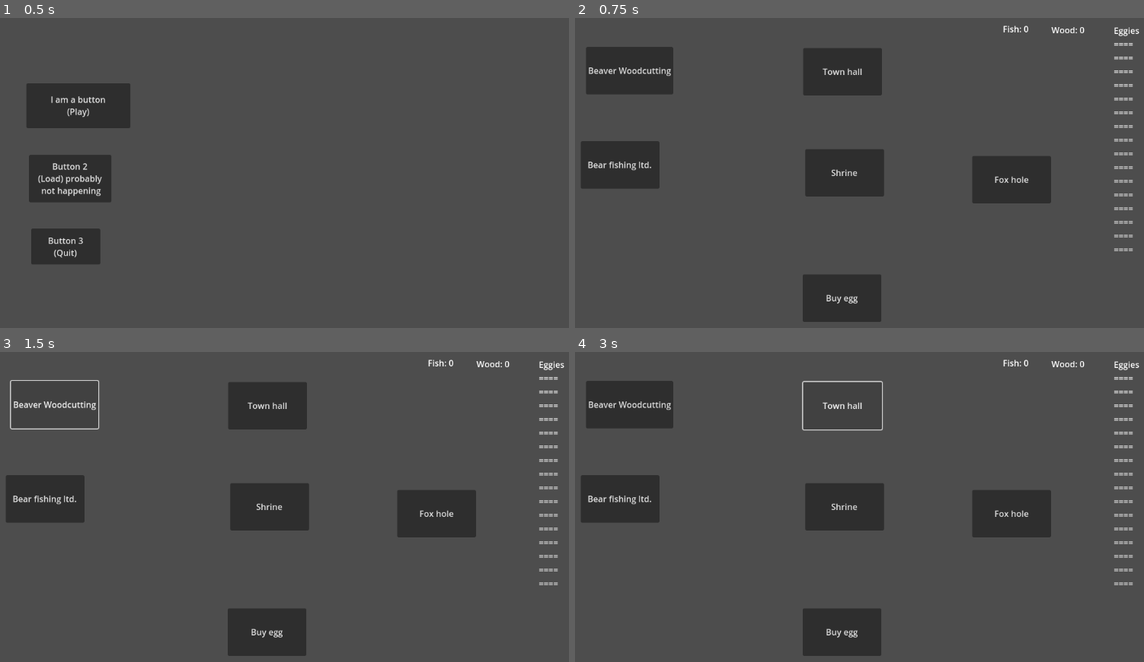
Above: before the commit, frames 1-4 (two rows, left to right).
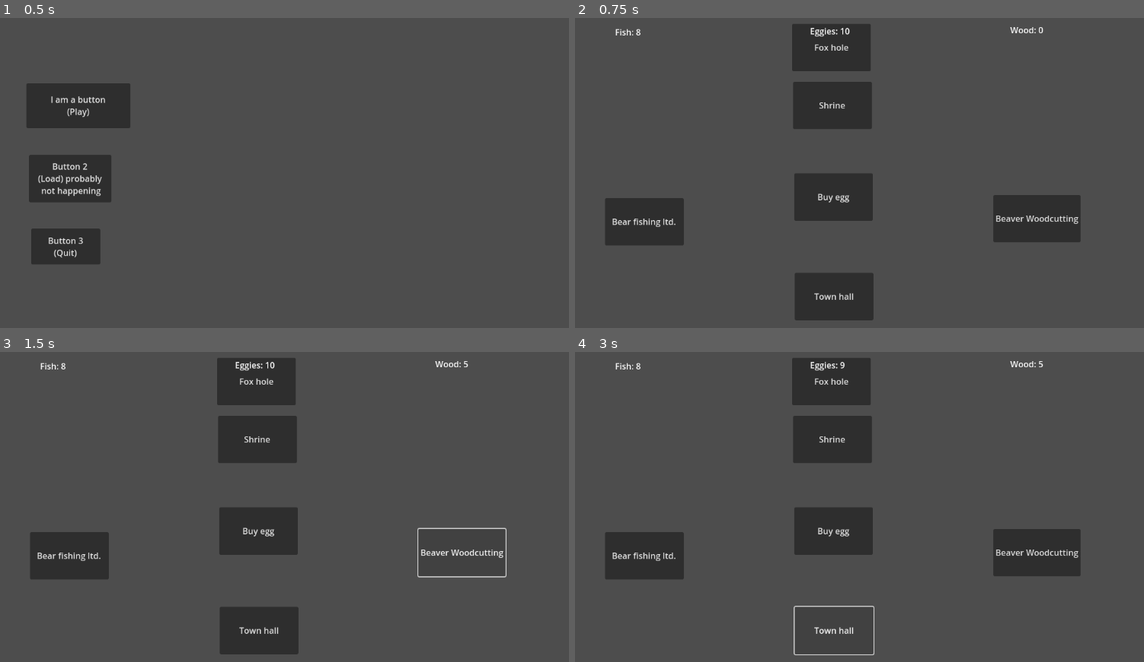
Above: after the commit, the same moments.

Repository: EirikaDoesntCode/Pond-Woodland-Renewable
Game: Godot game, scene res://main.tscn
Same seed, same stepped clock (60 frames per second), same inputs: the game is played once before the commit and once after it. Before the commit the project has no main scene; this scene is started directly in both runs.
Inputs:
- Up to frame 1 (0.5 s): no input
- Up to frame 2 (0.75 s): click "I am a button (Play)" at 0.5 s
- Up to frame 3 (1.5 s): click "Beaver Woodcutting" at 1.25 s
- Up to frame 4 (3 s): click "Buy egg" at 2 s; click "Town hall" at 2.75 s

Frame 1 is identical in both runs. In frame 2, 17% of the frame differs, in the area x 1-100%, y 1-99%; in frame 3, 14%; in frame 4, 17%.
Error before the commit: Parse Error: Unexpected "Identifier" in class body. (res://Fish.gd:8)

Commit message:
basic gameplay working with a loss screen

Diff:
--- a/Fish.gd
+++ b/Fish.gd
@@ -1,11 +1,17 @@
 extends Label
+
+@onready var fish = get_node("/root/World");
 
 
 # Called when the node enters the scene tree for the first time.
 func _ready():
-	pass # Replace with function body.
+	set_text("Fish: " + str (fish._NumFish))
 
-text = fish_count;
+
+
 # Called every frame. 'delta' is the elapsed time since the previous frame.
 func _process(delta):
-	pass
+	set_text("Fish: " + str (fish._NumFish))
+
+func _on_world_fish_changed(fish_count):
+	fish._NumFish += fish_count;
--- /dev/null
+++ b/LossScreen.gd
@@ -0,0 +1,14 @@
+extends Node2D
+
+func _process(delta):
+	#print("loss running")
+	pass
+
+func _on_return_pressed():
+	print("loss return")
+	get_tree().change_scene_to_file("res://main.tscn")
+
+
+func _on_quit_pressed():
+	print("loss quit")
+	get_tree().quit()
--- /dev/null
+++ b/Wood.gd
@@ -0,0 +1,17 @@
+extends Label
+
+@onready var wood = get_node("/root/World");
+
+# Called when the node enters the scene tree for the first time.
+func _ready():
+	set_text("Wood: " + str (wood._NumWood))
+
+
+# Called every frame. 'delta' is the elapsed time since the previous frame.
+func _process(delta):
+	set_text("Wood: " + str (wood._NumWood))
+
+
+
+func _on_world_wood_changed(wood_count):
+	wood._NumWood += wood_count;
--- /dev/null
+++ b/eggs.gd
@@ -0,0 +1,30 @@
+extends Label
+@onready var eggs = get_node("/root/World")
+
+var count = 0;
+var threshold = 100;
+
+
+# Called when the node enters the scene tree for the first time.
+func _ready():
+	pass # Replace with function body.
+
+
+# Called every frame. 'delta' is the elapsed time since the previous frame.
+func _process(delta):
+	set_text("Eggies: " + str (eggs._NumEgg))
+	count += 1
+	if count == threshold:
+		eggs._NumEgg -= eggs._FoxTheftRate / eggs._ShrineReduction
+		count = 0
+		if threshold > 10:
+			threshold -= eggs._FoxTheftRate * 2
+
+
+func _on_world_egg_changed(egg_count):
+	if eggs._NumFish < egg_count or eggs._NumWood < egg_count:
+		print("Low Resources")
+	else:
+		eggs._NumFish -= egg_count
+		eggs._NumWood -= egg_count
+		eggs._NumEgg += 1
--- /dev/null
+++ b/loss_screen.tscn
@@ -0,0 +1,33 @@
+[gd_scene load_steps=2 format=3 uid="uid://f5wwfmwsviy1"]
+
+[ext_resource type="Script" path="res://LossScreen.gd" id="1_mwkxc"]
+
+[node name="LossScreen" type="Node2D"]
+script = ExtResource("1_mwkxc")
+
+[node name="Return" type="Button" parent="."]
+offset_left = 414.0
+offset_top = 162.0
+offset_right = 637.0
+offset_bottom = 286.0
+text = "Return to Title Screen"
+
+[node name="Quit" type="Button" parent="."]
+offset_left = 413.0
+offset_top = 329.0
+offset_right = 636.0
+offset_bottom = 453.0
+text = "Quit"
+
+[node name="Label" type="Label" parent="."]
+offset_left = 452.0
+offset_top = 65.0
+offset_right = 600.0
+offset_bottom = 130.0
+text = "Game Over"
+horizontal_alignment = 1
+vertical_alignment = 1
+uppercase = true
+
+[connection signal="pressed" from="Return" to="." method="_on_return_pressed"]
+[connection signal="pressed" from="Quit" to="." method="_on_quit_pressed"]
--- a/project.godot
+++ b/project.godot
@@ -11,8 +11,13 @@
 [application]
 
 config/name="ThreeThingGame-Pond-Woodland-Renewable-EirikaDoesntKnowWhatShesDoing"
+run/main_scene="res://main.tscn"
 config/features=PackedStringArray("4.1", "Mobile")
 config/icon="res://icon.svg"
+
+[autoload]
+
+World="*res://world.gd"
 
 [dotnet]
 
--- a/world.gd
+++ b/world.gd
@@ -1,13 +1,46 @@
 extends Node2D
 
+signal fish_changed(fish_count)
+signal wood_changed(wood_count)
+signal egg_changed(egg_count)
 
-# Called when the node enters the scene tree for the first time.
-func _ready():
-	var egg_meter_perc;
-	var fish_count;
-	var wood_count;
 
+# Variables to be called globalling kind of
+var _NumFish = 8;
+var _NumEgg = 10;
+var _NumWood = 0;
+
+var _BearStrength = 5;
+var _BeaverStrength = 5;
+var _ShrineReduction = 1;
+var _FoxTheftRate = 1;
+var _EggConversion = 10;
+var deathTriggered = true;
 
 # Called every frame. 'delta' is the elapsed time since the previous frame.
 func _process(delta):
-	pass
+	#print("world running")
+	if _NumEgg == 0 and deathTriggered:
+		get_tree().change_scene_to_file("res://loss_screen.tscn")
+		deathTriggered = false
+
+
+
+func _on_beaver_pressed():
+	emit_signal("wood_changed", _BeaverStrength)
+
+
+func _on_buy_egg_pressed():
+	emit_signal("egg_changed", _EggConversion)
+
+
+func _on_town_hall_pressed():
+	pass # Replace with function body.
+
+
+func _on_shrine_pressed():
+	pass # Replace with function body.
+
+
+func _on_bear_ltd_pressed():
+	emit_signal("fish_changed",	_BearStrength)
--- a/world.tscn
+++ b/world.tscn
@@ -1,87 +1,86 @@
-[gd_scene load_steps=3 format=3 uid="uid://qq470stoqdju"]
+[gd_scene load_steps=5 format=3 uid="uid://qq470stoqdju"]
 
 [ext_resource type="Script" path="res://world.gd" id="1_iowbh"]
 [ext_resource type="Script" path="res://Fish.gd" id="2_ww6fr"]
+[ext_resource type="Script" path="res://Wood.gd" id="3_dx1jr"]
+[ext_resource type="Script" path="res://eggs.gd" id="4_36bnj"]
 
 [node name="World" type="Node2D"]
 script = ExtResource("1_iowbh")
 
 [node name="Beaver" type="Button" parent="."]
-offset_left = 80.0
-offset_top = 58.0
-offset_right = 245.0
-offset_bottom = 148.0
+offset_left = 851.0
+offset_top = 339.0
+offset_right = 1016.0
+offset_bottom = 429.0
 text = "Beaver Woodcutting"
 
 [node name="FoxHole" type="Button" parent="."]
-offset_left = 811.0
-offset_top = 265.0
-offset_right = 960.0
-offset_bottom = 355.0
+offset_left = 470.0
+offset_top = 14.0
+offset_right = 619.0
+offset_bottom = 104.0
 text = "Fox hole"
 
 [node name="BuyEgg" type="Button" parent="."]
-offset_left = 490.0
-offset_top = 490.0
-offset_right = 639.0
-offset_bottom = 580.0
+offset_left = 474.0
+offset_top = 298.0
+offset_right = 623.0
+offset_bottom = 388.0
 text = "Buy egg"
 
 [node name="TownHall" type="Button" parent="."]
-offset_left = 491.0
-offset_top = 60.0
-offset_right = 640.0
-offset_bottom = 150.0
+offset_left = 475.0
+offset_top = 487.0
+offset_right = 624.0
+offset_bottom = 577.0
 text = "Town hall"
 
 [node name="Shrine" type="Button" parent="."]
-offset_left = 495.0
-offset_top = 252.0
-offset_right = 644.0
-offset_bottom = 342.0
+offset_left = 472.0
+offset_top = 124.0
+offset_right = 621.0
+offset_bottom = 214.0
 text = "Shrine"
 
 [node name="BearLtd" type="Button" parent="."]
-offset_left = 70.0
-offset_top = 237.0
-offset_right = 219.0
-offset_bottom = 327.0
+offset_left = 116.0
+offset_top = 345.0
+offset_right = 265.0
+offset_bottom = 435.0
 text = "Bear fishing ltd."
 
 [node name="Fish" type="Label" parent="."]
-offset_left = 869.0
-offset_top = 12.0
-offset_right = 932.0
-offset_bottom = 40.0
+offset_left = 135.0
+offset_top = 18.0
+offset_right = 198.0
+offset_bottom = 46.0
 text = "Fish: 0"
 script = ExtResource("2_ww6fr")
 
 [node name="Wood" type="Label" parent="."]
-offset_left = 961.0
+offset_left = 883.0
 offset_top = 14.0
-offset_right = 1024.0
+offset_right = 946.0
 offset_bottom = 42.0
 text = "Wood: 0"
+script = ExtResource("3_dx1jr")
 
-[node name="Wood2" type="Label" parent="."]
-offset_left = 1079.0
-offset_top = 15.0
-offset_right = 1142.0
-offset_bottom = 457.0
-text = "Eggies
-====
-====
-====
-====
-====
-====
-====
-====
-====
-====
-====
-====
-====
-====
-====
-===="
+[node name="eggs" type="Label" parent="."]
+offset_left = 504.0
+offset_top = 16.0
+offset_right = 567.0
+offset_bottom = 47.0
+text = "Eggies: 100
+"
+script = ExtResource("4_36bnj")
+
+[connection signal="egg_changed" from="." to="eggs" method="_on_world_egg_changed"]
+[connection signal="fish_changed" from="." to="Fish" method="_on_world_fish_changed"]
+[connection signal="wood_changed" from="." to="." method="_on_wood_changed"]
+[connection signal="wood_changed" from="." to="Wood" method="_on_world_wood_changed"]
+[connection signal="pressed" from="Beaver" to="." method="_on_beaver_pressed"]
+[connection signal="pressed" from="BuyEgg" to="." method="_on_buy_egg_pressed"]
+[connection signal="pressed" from="TownHall" to="." method="_on_town_hall_pressed"]
+[connection signal="pressed" from="Shrine" to="." method="_on_shrine_pressed"]
+[connection signal="pressed" from="BearLtd" to="." method="_on_bear_ltd_pressed"]
